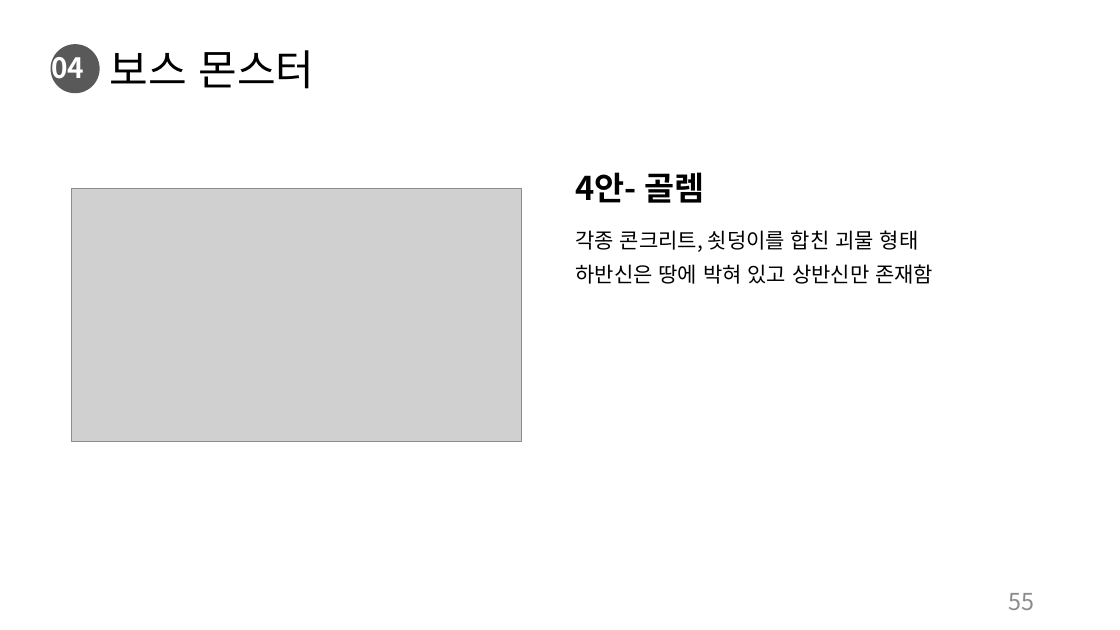
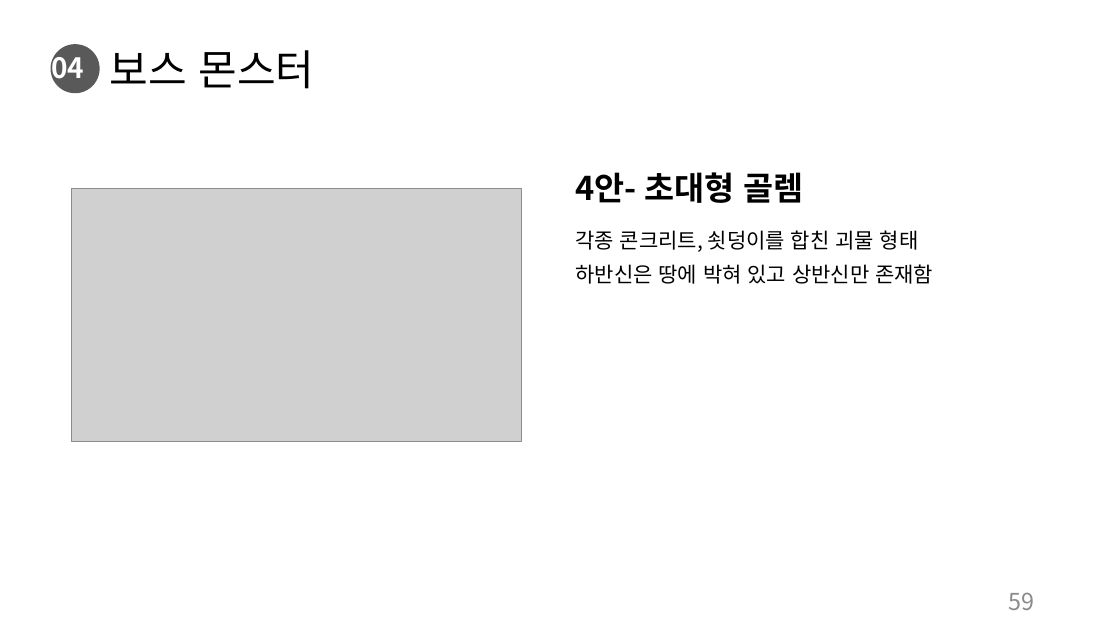
Before and after one commit to charobe/HDB, a slide deck: slide 59 of 조영욱/하자 드 바이오.pptx (slide 55 before the commit). Drawn at 1120x630 pixels with LibreOffice and Linux fonts; fonts in the diff are those of the drawing; grey boxes stand for pictures. Boxes give left, top, right and bottom in pixels: in the first picture for what was removed or moved away, otherwise in the second. Text is boxed around its words. In the diff, an @@ line names an element or a change of style, - is before the commit and + after.

```diff
--- a/조영욱/하자 드 바이오.pptx
+++ b/조영욱/하자 드 바이오.pptx
@@ text at (x1=575, y1=172, x2=803, y2=203): text changed @@
-4안- 골렘
+4안- 초대형 골렘
@@ page number at (x1=1009, y1=592, x2=1035, y2=610): text changed @@
-55
+59
```
Also in this commit, not shown: 1 other slide changed, 4 slides added.
